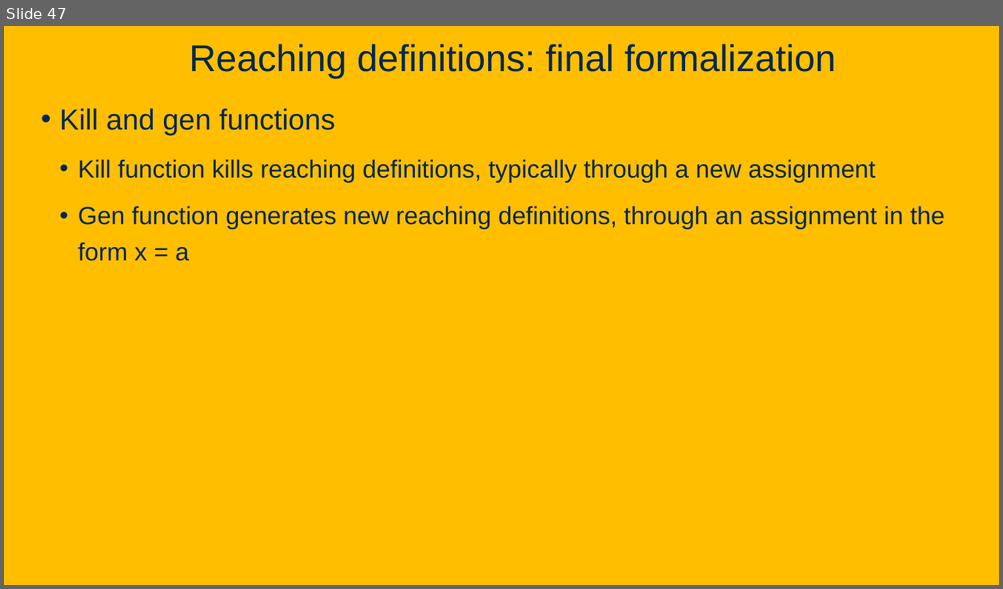
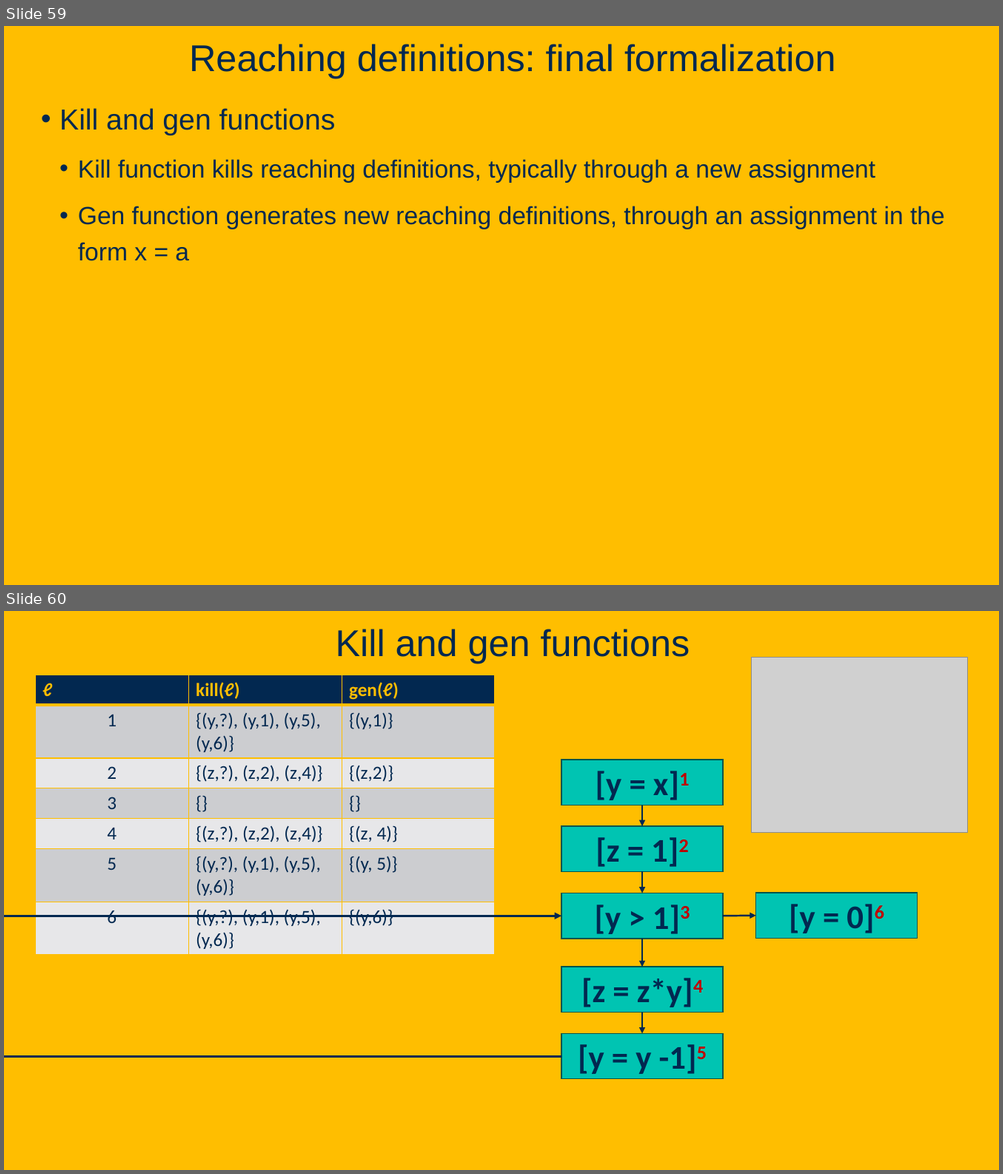
Before and after one commit to davsec-teaching/ECS289C-Spring2025, a slide deck: slides/3_data_flow_analysis.pptx. Shown one above the other, each under a label of ours: slide 47 before the commit, slides 59 and 60 after it. The pictures are 1003x589 and 1003x1174 pixels, drawn with LibreOffice and Linux fonts; fonts in the diff are those of the drawing; grey boxes stand for pictures; background and template pictures are left out. Boxes give left, top, right and bottom in pixels: in the first picture for what was removed or moved away, otherwise in the second. Text is boxed around its words. In the diff, an @@ line names an element or a change of style, - is before the commit and + after.

```diff
--- a/slides/3_data_flow_analysis.pptx
+++ b/slides/3_data_flow_analysis.pptx
@@ slide 60 added at (4,611,999,1170), background picture (left out) @@
@@ title added at (336,629,690,664), 36 pt, text #022850 @@
+Kill and gen functions
@@ table added at (35,675,494,953), 7 rows, 3 columns @@
+ℓ | kill(ℓ) | gen(ℓ)
+1 | {(y,?), (y,1), (y,5), (y,6)} | {(y,1)}
+2 | {(z,?), (z,2), (z,4)} | {(z,2)}
+3 | {} | {}
+4 | {(z,?), (z,2), (z,4)} | {(z, 4)}
+5 | {(y,?), (y,1), (y,5), (y,6)} | {(y, 5)}
+6 | {(y,?), (y,1), (y,5), (y,6)} | {(y,6)}
@@ picture added at (751,658,967,832) @@
@@ rectangle added at (561,760,723,806), fill #00C4B2, outline #00564E 1 pt, 32 pt, text #022850, bold @@
+[y = x]1
@@ arrow added from (642, 805) to (642, 826), #022850 1.75 pt @@
@@ rectangle added at (561,826,723,872), fill #00C4B2, outline #00564E 1 pt, 32 pt, text #022850, bold @@
+[z = 1]2
@@ arrow added from (642, 872) to (642, 894), #022850 1.75 pt @@
@@ rectangle added at (561,894,723,940), fill #00C4B2, outline #00564E 1 pt, 32 pt, text #022850, bold @@
+[y > 1]3
@@ rectangle added at (756,893,917,939), fill #00C4B2, outline #00564E 1 pt, 32 pt, text #022850, bold @@
+[y = 0]6
@@ elbow arrow added from (561, 1056) to (561, 916), #022850 2.25 pt @@
@@ arrow added from (723, 916) to (756, 915), #022850 1.75 pt @@
@@ arrow added from (642, 939) to (642, 967), #022850 1.75 pt @@
@@ rectangle added at (561,967,723,1012), fill #00C4B2, outline #00564E 1 pt, 32 pt, text #022850, bold @@
+[z = z*y]4
@@ arrow added from (642, 1012) to (642, 1034), #022850 1.75 pt @@
@@ rectangle added at (561,1034,723,1079), fill #00C4B2, outline #00564E 1 pt, 32 pt, text #022850, bold @@
+[y = y -1]5
@@ what was slide 47 is now slide 59 @@
```
Also in this commit, not shown: 5 slides changed, 14 other slides added, 1 other file.
